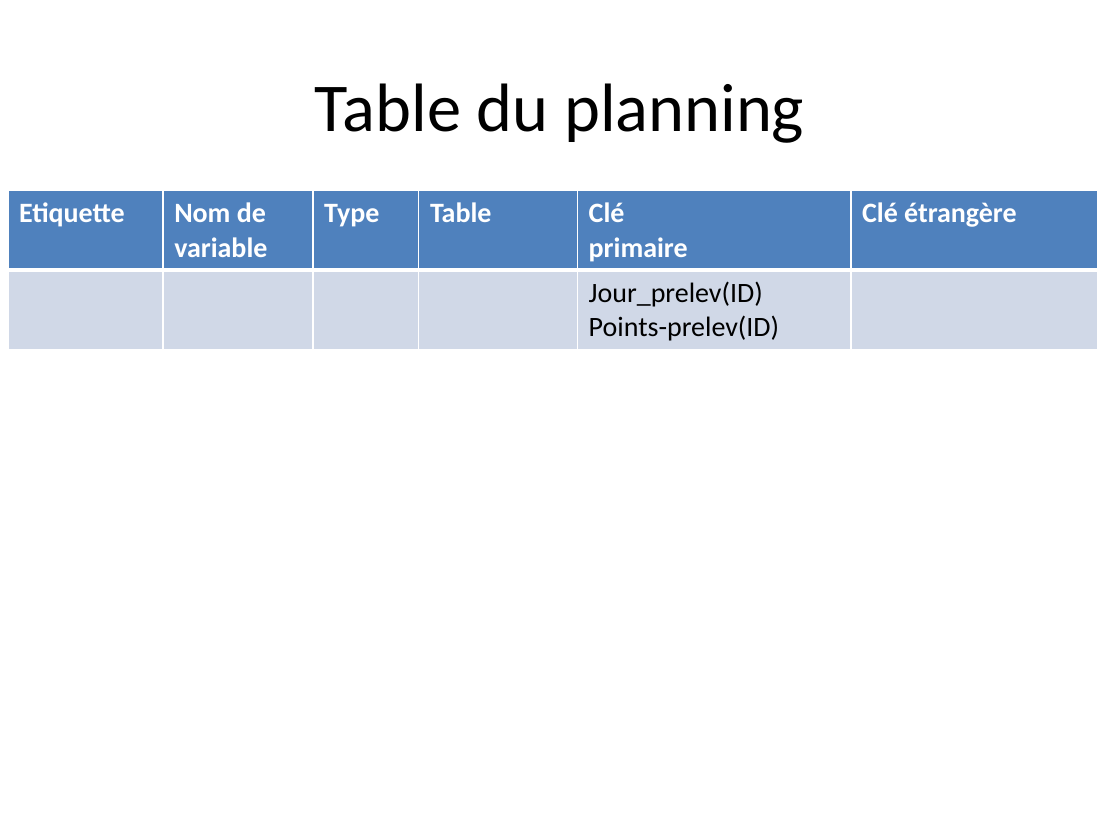
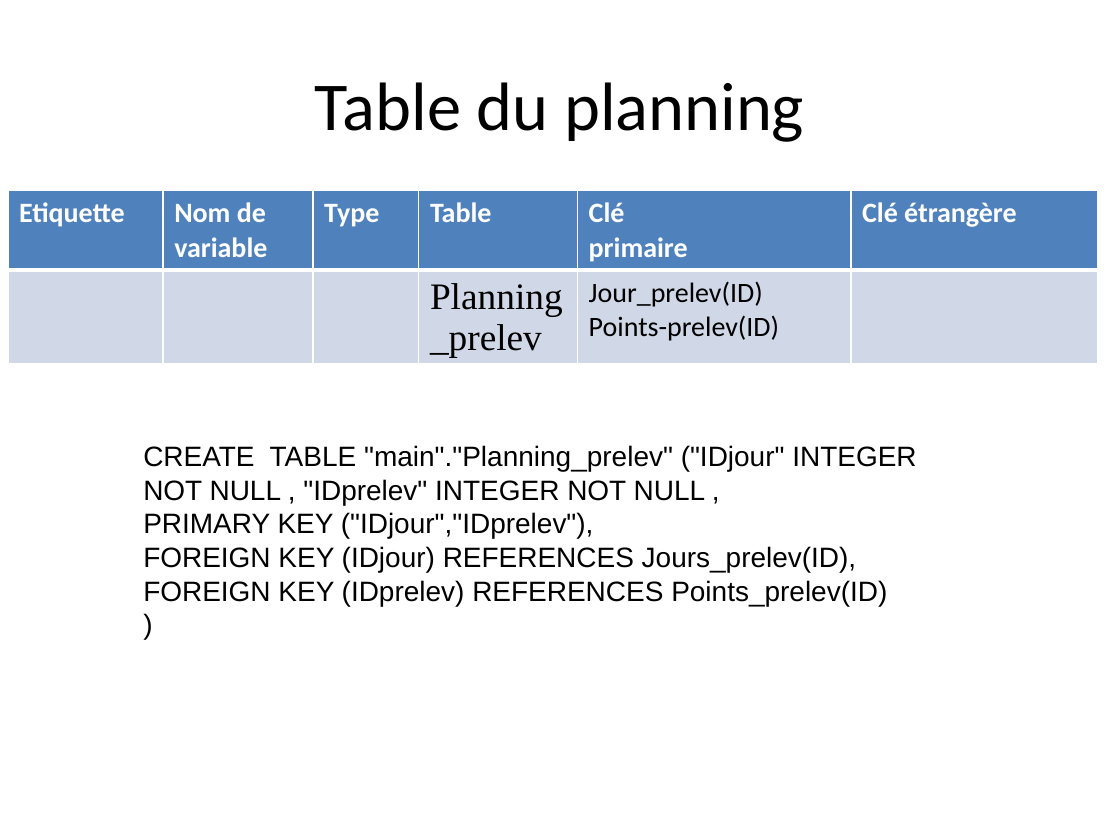
Before and after one commit to liavtavo/controle_microbio, a slide deck: slide 11 of php.pptx. Drawn at 1120x840 pixels with LibreOffice and Linux fonts; fonts in the diff are those of the drawing. Boxes give left, top, right and bottom in pixels: in the first picture for what was removed or moved away, otherwise in the second. Text is boxed around its words. In the diff, an @@ line names an element or a change of style, - is before the commit and + after.

```diff
--- a/php.pptx
+++ b/php.pptx
@@ table at box(8, 190, 1099, 361) @@
-row 2, column 4: 
+row 2, column 4: Planning_prelev
@@ fill #D0D8E8 to #D0D8E7 in row 2 @@
@@ borders changed @@
@@ text added at box(143, 445, 916, 606), 18 pt, text #000000 @@
+CREATE TABLE "main"."Planning_prelev" ("IDjour" INTEGER NOT NULL , "IDprelev" INTEGER NOT NULL ,
+PRIMARY KEY ("IDjour","IDprelev"),
+FOREIGN KEY (IDjour) REFERENCES Jours_prelev(ID),
+FOREIGN KEY (IDprelev) REFERENCES Points_prelev(ID)
+)
```
Also in this commit, not shown: 13 other slides changed, 1 other file.
